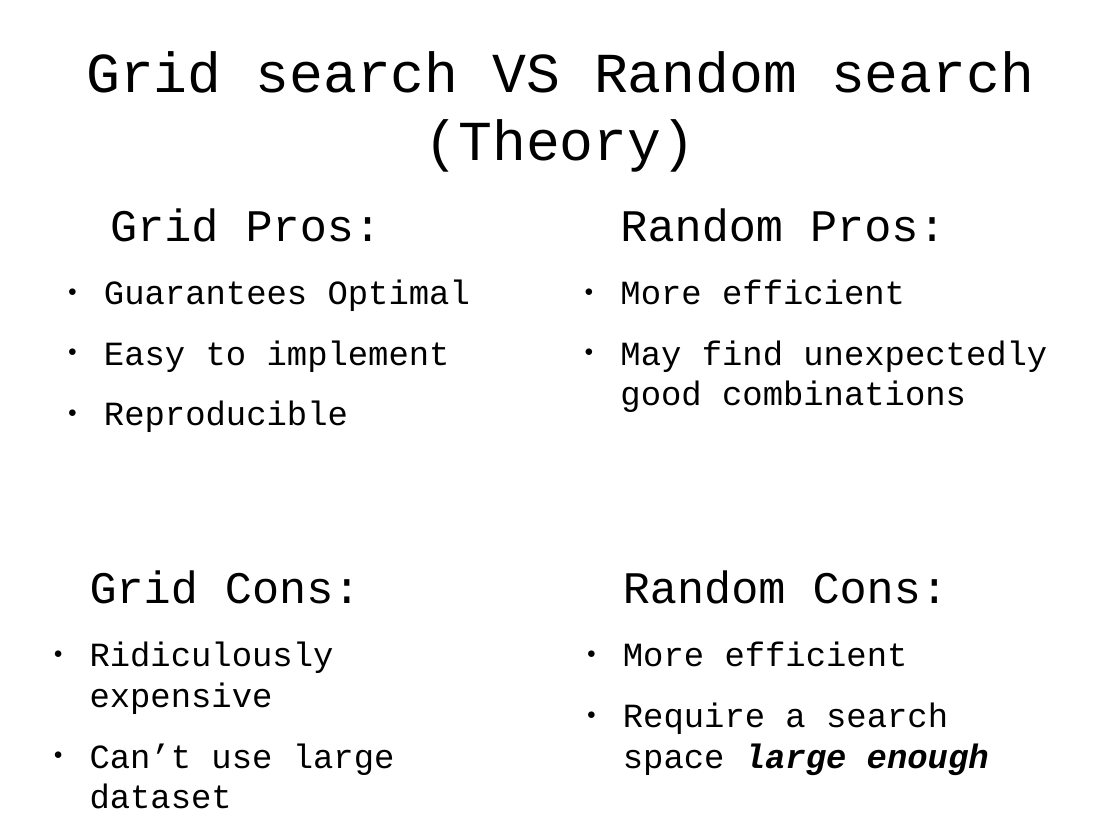
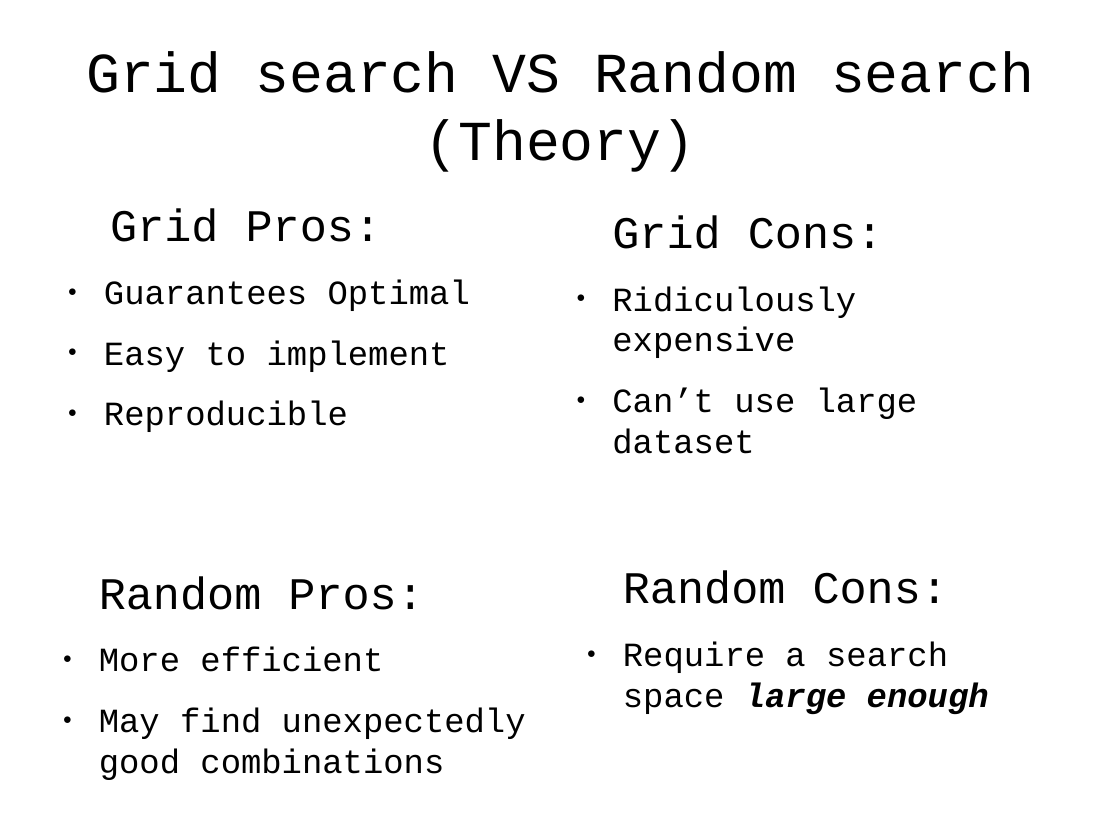
Before and after one commit to antonio-petrillo/ProgettoNNDL, a slide deck: slide 12 of presentation/presentazione.odp (slide 7 before the commit). Drawn at 1120x840 pixels with LibreOffice and Linux fonts; fonts in the diff are those of the drawing. Boxes give left, top, right and bottom in pixels: in the first picture for what was removed or moved away, otherwise in the second. Text is boxed around its words. In the diff, an @@ line names an element or a change of style, - is before the commit and + after.

```diff
--- a/presentation/presentazione.odp
+++ b/presentation/presentazione.odp
@@ text "Grid Cons:": place and size @@
-text "Grid Cons:" at [90, 571, 395, 809]
+text "Grid Cons:" at [612, 216, 918, 454]
@@ text "Random Pros:": place and size @@
-text "Random Pros:" at [620, 209, 1047, 412]
+text "Random Pros:" at [99, 577, 526, 780]
@@ text at [623, 642, 908, 667]: paragraph removed @@
-● More efficient
```
Also in this commit, not shown: 7 other slides changed, 2 slides added, 1 slide removed, 3 other files.
